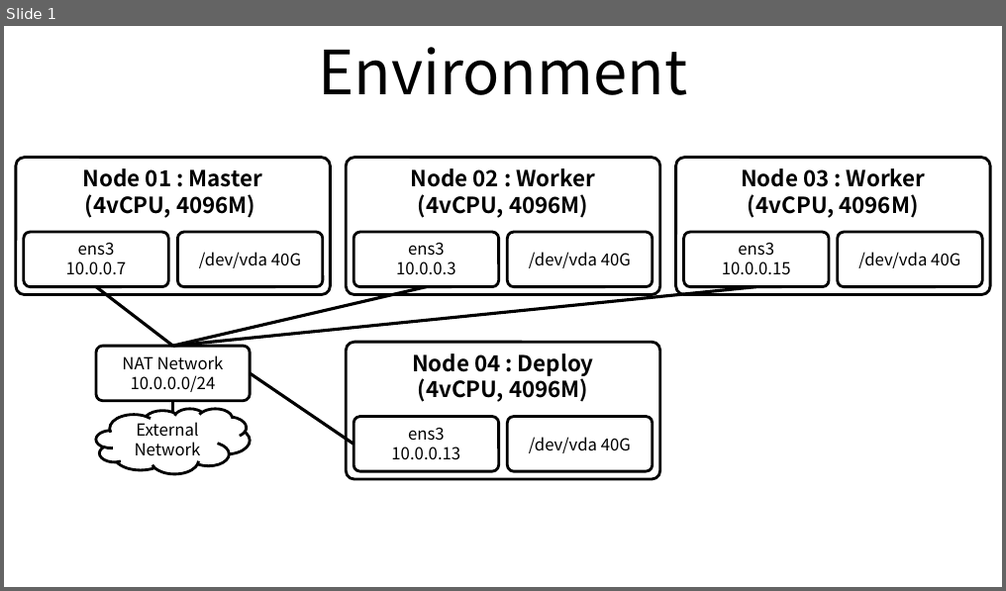
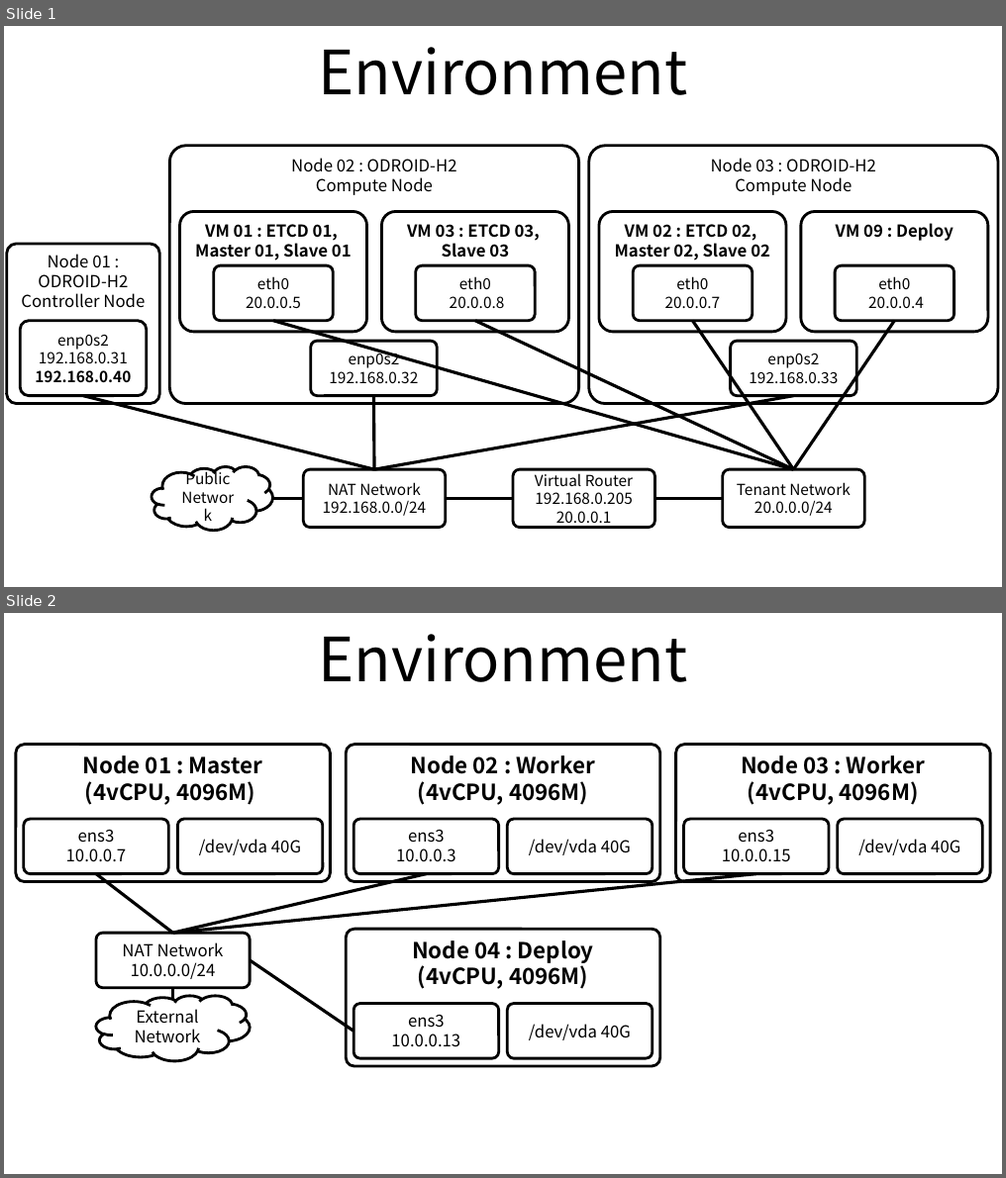
Before and after one commit to ssup2/blog-old, a slide deck: images/record/Kubernetes_kubespray_Ubuntu_18.04_OpenStack/Kubernetes_Install.pptx. Shown one above the other, each under a label of ours: slide 1 before the commit, slides 1 and 2 after it. The pictures are 1006x591 and 1006x1178 pixels, drawn with LibreOffice and Linux fonts; fonts in the diff are those of the drawing. Boxes give left, top, right and bottom in pixels: in the first picture for what was removed or moved away, otherwise in the second. Text is boxed around its words. In the diff, an @@ line names an element or a change of style, - is before the commit and + after.

```diff
--- a/images/record/Kubernetes_kubespray_Ubuntu_18.04_OpenStack/Kubernetes_Install.pptx
+++ b/images/record/Kubernetes_kubespray_Ubuntu_18.04_OpenStack/Kubernetes_Install.pptx
@@ slide 1 added at bbox=[4, 26, 1002, 587], background #FFFFFF @@
@@ title added at bbox=[318, 47, 687, 95], 44 pt, text #000000 @@
+Environment
@@ rounded rectangle added at bbox=[169, 146, 579, 404], outline #000000 2 pt, 12 pt, text #000000 @@
+Node 02 : ODROID-H2
+Compute Node
@@ rounded rectangle added at bbox=[589, 146, 998, 404], outline #000000 2 pt, 12 pt, text #000000 @@
+Node 03 : ODROID-H2
+Compute Node
@@ rounded rectangle added at bbox=[179, 211, 367, 331], outline #000000 2 pt, 12 pt, text #000000, bold @@
+VM 01 : ETCD 01,
+Master 01, Slave 01
@@ rounded rectangle added at bbox=[381, 211, 569, 331], outline #000000 2 pt, 12 pt, text #000000, bold @@
+VM 03 : ETCD 03,
+Slave 03
@@ rounded rectangle added at bbox=[599, 211, 786, 331], outline #000000 2 pt, 12 pt, text #000000, bold @@
+VM 02 : ETCD 02,
+Master 02, Slave 02
@@ rounded rectangle added at bbox=[800, 211, 988, 331], outline #000000 2 pt, 12 pt, text #000000, bold @@
+VM 09 : Deploy
@@ rounded rectangle added at bbox=[7, 244, 159, 403], outline #000000 2 pt, 12 pt, text #000000 @@
+Node 01 : ODROID-H2
+Controller Node
@@ rounded rectangle added at bbox=[214, 266, 334, 320], outline #000000 2 pt, 11 pt, text #000000 @@
+eth0
+20.0.0.5
@@ rounded rectangle added at bbox=[415, 266, 535, 320], outline #000000 2 pt, 11 pt, text #000000 @@
+eth0
+20.0.0.8
@@ rounded rectangle added at bbox=[633, 266, 752, 320], outline #000000 2 pt, 11 pt, text #000000 @@
+eth0
+20.0.0.7
@@ rounded rectangle added at bbox=[836, 266, 955, 320], outline #000000 2 pt, 11 pt, text #000000 @@
+eth0
+20.0.0.4
@@ rounded rectangle added at bbox=[20, 320, 147, 395], outline #000000 2 pt, 11 pt, text #000000 @@
+enp0s2
+192.168.0.31
+192.168.0.40
@@ line added from (273, 320) to (793, 471), #000000 2.25 pt @@
@@ line added from (475, 320) to (793, 471), #000000 2.25 pt @@
@@ line added from (693, 320) to (793, 471), #000000 2.25 pt @@
@@ line added from (894, 320) to (793, 471), #000000 2.25 pt @@
@@ rounded rectangle added at bbox=[310, 342, 437, 396], outline #000000 2 pt, 11 pt, text #000000 @@
+enp0s2
+192.168.0.32
@@ rounded rectangle added at bbox=[731, 342, 857, 396], outline #000000 2 pt, 11 pt, text #000000 @@
+enp0s2 192.168.0.33
@@ line added from (83, 396) to (374, 471), #000000 2.25 pt @@
@@ line added from (374, 396) to (374, 471), #000000 2.25 pt @@
@@ line added from (793, 396) to (374, 471), #000000 2.25 pt @@
@@ cloud added at bbox=[152, 468, 272, 531], fill #FFFFFF, outline #000000 2 pt, 11 pt, text #000000 @@
+Public
+Network
@@ rounded rectangle added at bbox=[303, 471, 446, 528], outline #000000 2 pt, 11 pt, text #000000 @@
+NAT Network
+192.168.0.0/24
@@ rounded rectangle added at bbox=[513, 471, 654, 528], outline #000000 2 pt, 11 pt, text #000000 @@
+Virtual Router
+192.168.0.205
+20.0.0.1
@@ rounded rectangle added at bbox=[723, 471, 864, 528], outline #000000 2 pt, 11 pt, text #000000 @@
+Tenant Network
+20.0.0.0/24
@@ line added from (303, 499) to (272, 499), #000000 2.25 pt @@
@@ line added from (513, 499) to (446, 499), #000000 2.25 pt @@
@@ line added from (723, 499) to (654, 499), #000000 2.25 pt @@
@@ what was slide 1 is now slide 2 @@
```
Also in this commit, not shown: 2 other files.
